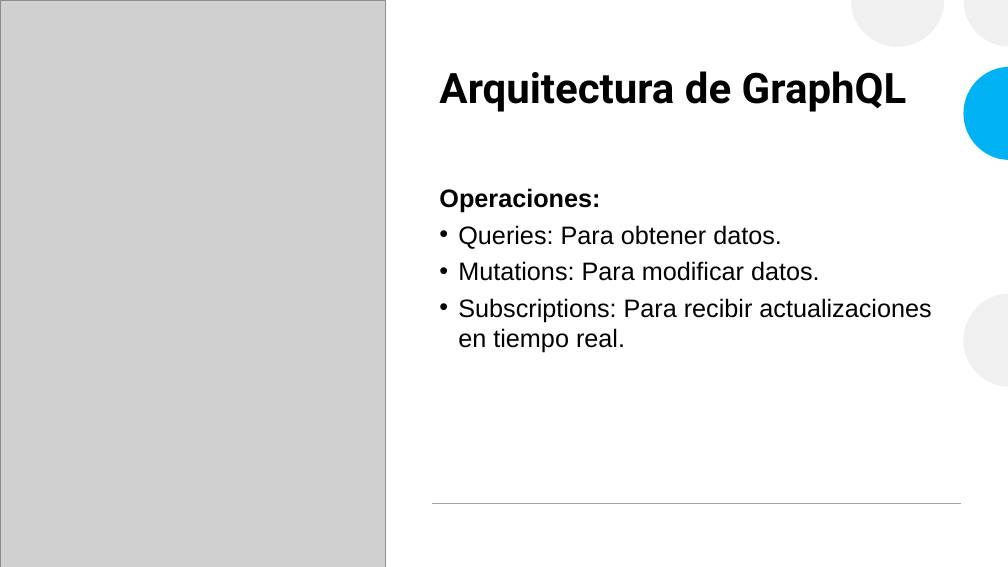
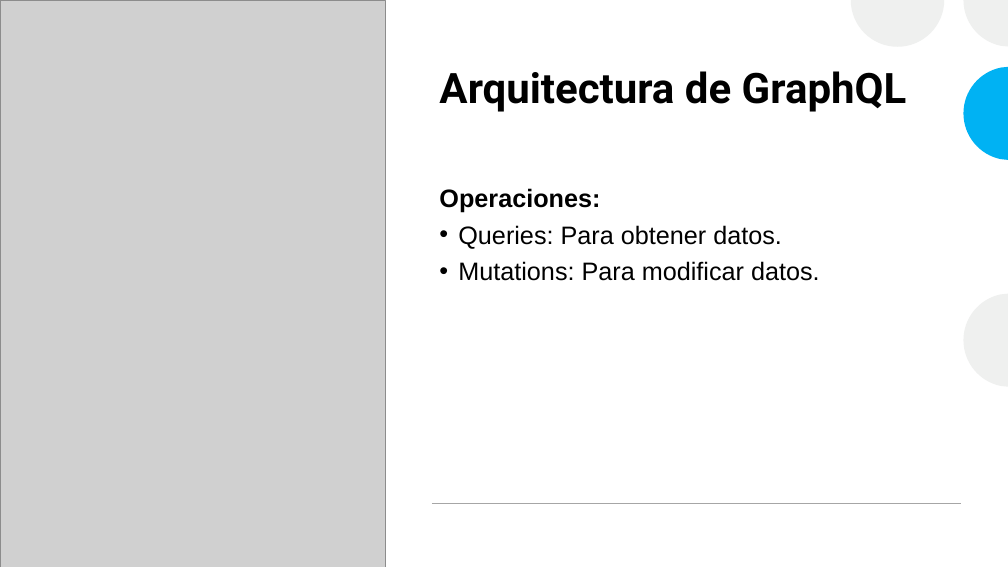
Before and after one commit to RenzoRomero/TallerGraphQL, a slide deck: slide 9 of GraphQL.pptx. Drawn at 1008x567 pixels with LibreOffice and Linux fonts; fonts in the diff are those of the drawing; grey boxes stand for pictures. Boxes give left, top, right and bottom in pixels: in the first picture for what was removed or moved away, otherwise in the second. Text is boxed around its words. In the diff, an @@ line names an element or a change of style, - is before the commit and + after.

Commit message:
GraphQL

```diff
--- a/GraphQL.pptx
+++ b/GraphQL.pptx
@@ text at (458, 298, 931, 353): paragraph removed @@
-• Subscriptions: Para recibir actualizaciones en tiempo real.
```
Also in this commit, not shown: 2 other slides changed.
